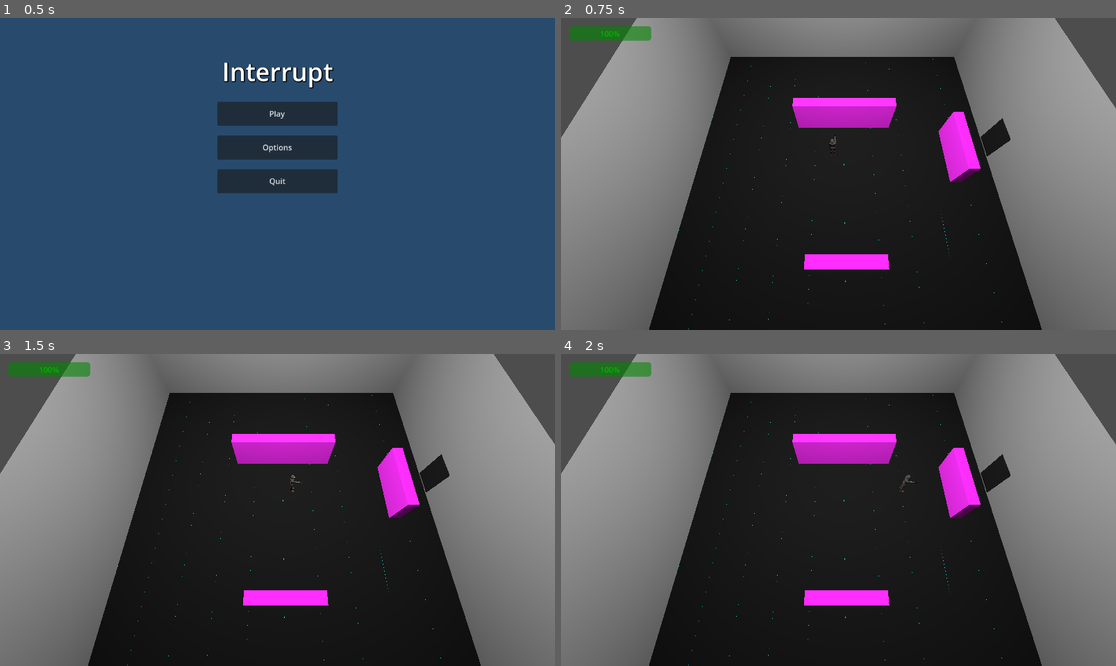
Above: before the commit, frames 1-4 (two rows, left to right).
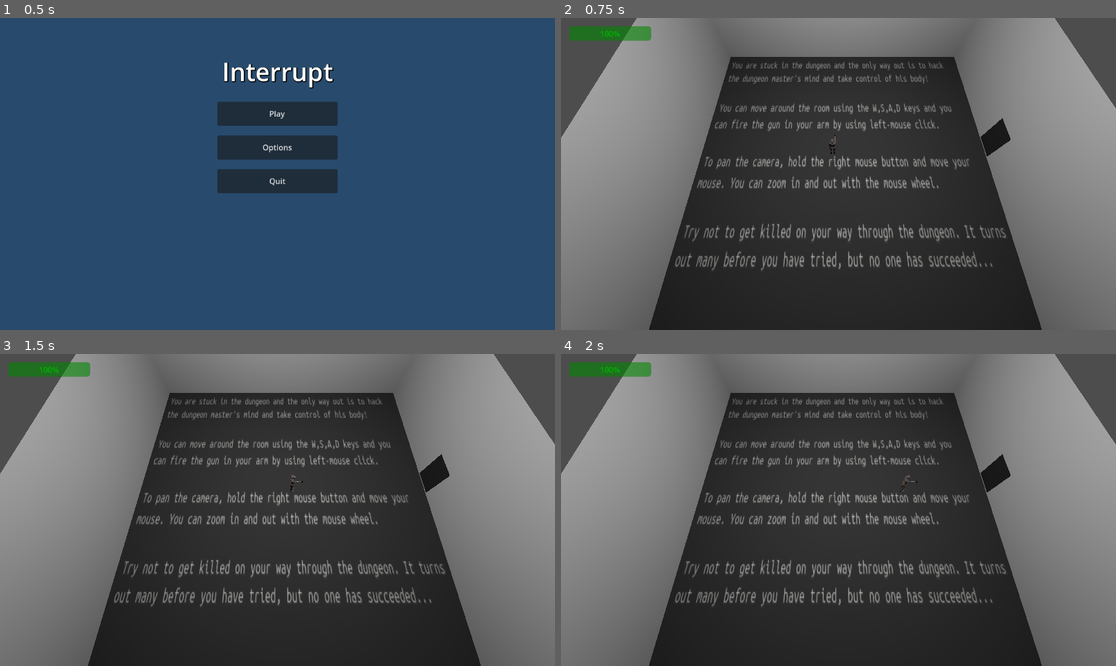
Above: after the commit, the same moments.

Repository: covmoore/interrupt-game-jam
Game: Godot game, scene res://maps/mainmenu.tscn
The game is run twice, just before and just after one commit, with the same random seed, the same clock (stepped at 60 frames per second) and the same inputs. Sound files missing from this copy of the repository are replaced by a short silence.
Inputs (mouse positions are in pixels of both pictures, inside the frame that each line leads up to):
- Up to frame 1 (0.5 s): no input
- Up to frame 2 (0.75 s): click "Play" at 0.5 s
- Up to frame 3 (1.5 s): tap Enter at 1.25 s; move the mouse to (399, 494) at 1.27 s; press the mouse at (399, 494) at 1.28 s; hold D (move_right) from 1.28 s (still down)
- Up to frame 4 (2 s): keep holding D (move_right)

Frame 1 is identical in both runs. In frame 2, 9.5% of the frame differs, in the area x 20-81%, y 13-100%; in frame 3, 9.5%; in frame 4, 9.5%.

Commit message:
song plays now and room 0 text added

Diff:
--- a/maps/dungeon.tscn
+++ b/maps/dungeon.tscn
@@ -7,6 +7,7 @@
 [ext_resource type="Material" uid="uid://bl2khh1dv1nsr" path="res://materials/black.tres" id="3_v2qkb"]
 [ext_resource type="Script" path="res://scripts/managers/room_manager.gd" id="4_7eefm"]
 [ext_resource type="Shader" path="res://shaders/cyber_dungeon.gdshader" id="5_xgppb"]
+[ext_resource type="Texture2D" uid="uid://b1003ykp85o5d" path="res://images/room0-text.png" id="6_odr38"]
 [ext_resource type="PackedScene" uid="uid://bi48fce1ya15w" path="res://prefabs/rail_enemy.tscn" id="9_0tqef"]
 [ext_resource type="PackedScene" uid="uid://bx318d6ukm8n2" path="res://prefabs/player_ui.tscn" id="9_3ai7s"]
 [ext_resource type="PackedScene" uid="uid://bds5k3xnl54ii" path="res://prefabs/bomber_enemy.tscn" id="9_bfmmw"]
@@ -41,6 +42,52 @@
 polygons = [PackedInt32Array(1, 0, 2), PackedInt32Array(2, 0, 3), PackedInt32Array(5, 4, 6), PackedInt32Array(6, 4, 7), …(759 unchanged characters)…
 detail_sample_distance = 8.0
 
+[sub_resource type="StandardMaterial3D" id="StandardMaterial3D_schkk"]
+albedo_texture = ExtResource("6_odr38")
+
+[sub_resource type="ImageTexture" id="ImageTexture_517m1"]
+
+[sub_resource type="StandardMaterial3D" id="StandardMaterial3D_hwptc"]
+albedo_texture = SubResource("ImageTexture_517m1")
+
+[sub_resource type="PlaneMesh" id="PlaneMesh_lv6xd"]
+material = SubResource("StandardMaterial3D_hwptc")
+size = Vector2(15, 15)
+
+[sub_resource type="BoxShape3D" id="BoxShape3D_vkvcm"]
+size = Vector3(15, 0.01, 15)
+
+[sub_resource type="PlaneMesh" id="PlaneMesh_qklci"]
+size = Vector2(15, 5)
+
+[sub_resource type="BoxShape3D" id="BoxShape3D_a082y"]
+size = Vector3(14.9377, 0.01, 4.99658)
+
+[sub_resource type="PlaneMesh" id="PlaneMesh_7boyc"]
+size = Vector2(15, 5)
+
+[sub_resource type="BoxShape3D" id="BoxShape3D_7a4r0"]
+size = Vector3(14.9895, 0.01, 4.95514)
+
+[sub_resource type="PlaneMesh" id="PlaneMesh_qugxo"]
+size = Vector2(15, 5)
+
+[sub_resource type="BoxShape3D" id="BoxShape3D_1gnro"]
+size = Vector3(14.9664, 0.01, 4.95288)
+
+[sub_resource type="PlaneMesh" id="PlaneMesh_woah8"]
+size = Vector2(15, 5)
+
+[sub_resource type="BoxShape3D" id="BoxShape3D_fxypm"]
+size = Vector3(6.32633, 0.01, 4.94733)
+
+[sub_resource type="BoxShape3D" id="BoxShape3D_gh8lk"]
+size = Vector3(7.41376, 0.01, 4.87164)
+
+[sub_resource type="BoxMesh" id="BoxMesh_f2k38"]
+material = ExtResource("3_v2qkb")
+size = Vector3(1.2, 1.6, 0.1)
+
 [sub_resource type="ShaderMaterial" id="ShaderMaterial_phwww"]
 render_priority = 0
 shader = ExtResource("2_hfbtt")
@@ -52,42 +99,8 @@
 material = SubResource("ShaderMaterial_phwww")
 size = Vector2(15, 15)
 
-[sub_resource type="BoxShape3D" id="BoxShape3D_vkvcm"]
-size = Vector3(15, 0.01, 15)
-
 [sub_resource type="StandardMaterial3D" id="StandardMaterial3D_j64jk"]
 albedo_color = Color(1, 0.141176, 1, 1)
-
-[sub_resource type="PlaneMesh" id="PlaneMesh_qklci"]
-size = Vector2(15, 5)
-
-[sub_resource type="BoxShape3D" id="BoxShape3D_a082y"]
-size = Vector3(14.9377, 0.01, 4.99658)
-
-[sub_resource type="PlaneMesh" id="PlaneMesh_7boyc"]
-size = Vector2(15, 5)
-
-[sub_resource type="BoxShape3D" id="BoxShape3D_7a4r0"]
-size = Vector3(14.9895, 0.01, 4.95514)
-
-[sub_resource type="PlaneMesh" id="PlaneMesh_qugxo"]
-size = Vector2(15, 5)
-
-[sub_resource type="BoxShape3D" id="BoxShape3D_1gnro"]
-size = Vector3(6.37174, 0.01, 4.95288)
-
-[sub_resource type="PlaneMesh" id="PlaneMesh_woah8"]
-size = Vector2(15, 5)
-
-[sub_resource type="BoxShape3D" id="BoxShape3D_fxypm"]
-size = Vector3(6.32633, 0.01, 4.94733)
-
-[sub_resource type="BoxShape3D" id="BoxShape3D_gh8lk"]
-size = Vector3(7.41376, 0.01, 4.87164)
-
-[sub_resource type="BoxMesh" id="BoxMesh_f2k38"]
-material = ExtResource("3_v2qkb")
-size = Vector3(1.2, 1.6, 0.1)
 
 [sub_resource type="Resource" id="Resource_kdfmp"]
 script = ExtResource("11_xxg05")
@@ -541,33 +554,11 @@
 collision_mask = 7
 
 [node name="MeshInstance3D" type="MeshInstance3D" parent="start_room/Navmesh/Ground"]
-mesh = SubResource("PlaneMesh_7qubq")
+material_override = SubResource("StandardMaterial3D_schkk")
+mesh = SubResource("PlaneMesh_lv6xd")
 
 [node name="CollisionShape3D" type="CollisionShape3D" parent="start_room/Navmesh/Ground"]
 shape = SubResource("BoxShape3D_vkvcm")
-
-[node name="obstacles" type="Node3D" parent="start_room/Navmesh"]
-
-[node name="obstacle" type="CSGBox3D" parent="start_room/Navmesh/obstacles"]
-transform = Transform3D(1, 0, 0, 0, 1, 0, 0, 0, 1, 0, 0.903058, -2)
-use_collision = true
-collision_layer = 2
-size = Vector3(5, 1.70612, 0.5)
-material = SubResource("StandardMaterial3D_j64jk")
-
-[node name="obstacle2" type="CSGBox3D" parent="start_room/Navmesh/obstacles"]
-transform = Transform3D(1, 0, 0, 0, 1, 0, 0, 0, 1, 0, 0.799878, 5.10623)
-use_collision = true
-collision_layer = 2
-size = Vector3(3, 1.49976, 0.5)
-material = SubResource("StandardMaterial3D_j64jk")
-
-[node name="obstacle3" type="CSGBox3D" parent="start_room/Navmesh/obstacles"]
-transform = Transform3D(-4.37114e-08, 0, 1, 0, 1, 0, -1, 0, -4.37114e-08, 5.4831, 0.829927, 0.00387979)
-use_collision = true
-collision_layer = 2
-size = Vector3(3, 1.57983, 0.5)
-material = SubResource("StandardMaterial3D_j64jk")
 
 [node name="Walls" type="Node3D" parent="start_room"]
 
@@ -604,7 +595,7 @@
 mesh = SubResource("PlaneMesh_qugxo")
 
 [node name="CollisionShape3D" type="CollisionShape3D" parent="start_room/Walls/Wall3"]
-transform = Transform3D(1, 0, 0, 0, 1, 7.51668e-22, 0, 7.51667e-22, 1, 0.0501099, 0, 0.0313721)
+transform = Transform3D(1, 0, 0, 0, 1, 7.51668e-22, 0, 7.51667e-22, 1, 0.0306504, 0, 0.0313721)
 shape = SubResource("BoxShape3D_1gnro")
 
 [node name="Wall4" type="StaticBody3D" parent="start_room/Walls" groups=["Wall"]]
@@ -1600,3 +1591,5 @@
 camera_pivot = NodePath("../CameraPivot")
 
 [node name="dungeon_song" type="AudioStreamPlayer3D" parent="AudioManager"]
+
+[node name="wind" type="AudioStreamPlayer3D" parent="AudioManager"]
--- a/scripts/managers/audioManager.gd
+++ b/scripts/managers/audioManager.gd
@@ -2,15 +2,28 @@
 class_name AudioManager
 
 @onready var dungeon_song = $dungeon_song
+@onready var wind_sound = $wind
+
 @export var camera_pivot: Node3D = null
+
+func _ready() -> void:
+	dungeon_song.stream = preload("res://sounds/songs/enter_the_dungeon.wav")
+	wind_sound.stream = preload("res://sounds/wind.mp3")
+	dungeon_song.connect("finished", _on_dungeon_song_finished)
+	wind_sound.connect("finished", _on_wind_sound_finished)
 
 func play_dungeon_soundtrack():
 	#check if song is already playing and only play if not playing
 	if not dungeon_song.is_playing():
 		dungeon_song.play()
 
+func _on_dungeon_song_finished():
+	# Play the wind sound and set it to loop
+	wind_sound.play()
+
+func _on_wind_sound_finished():
+	#repeat the wind sound
+	wind_sound.play()
+
 func follow_camera():
 	self.global_position = camera_pivot.global_position
-
-func _ready() -> void:
-	dungeon_song.stream = preload("res://sounds/songs/enter_the_dungeon.wav")
Binary file added: images/room0-text.png
Not shown, added: images/room0-text.png.import
Binary file added: images/test.jpg
Not shown, added: images/test.jpg.import
Not shown: 1 places in maps/dungeon.tscn that only renumber resources
Not shown, added: sounds/wind.mp3.import
Not shown, added: sounds/wind.mp3
